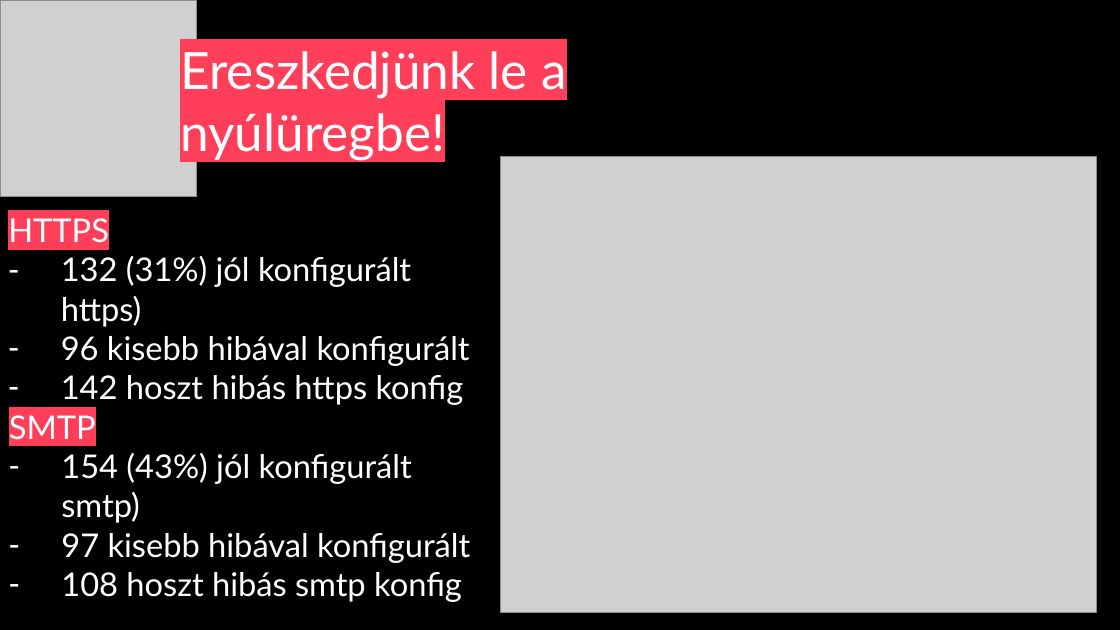
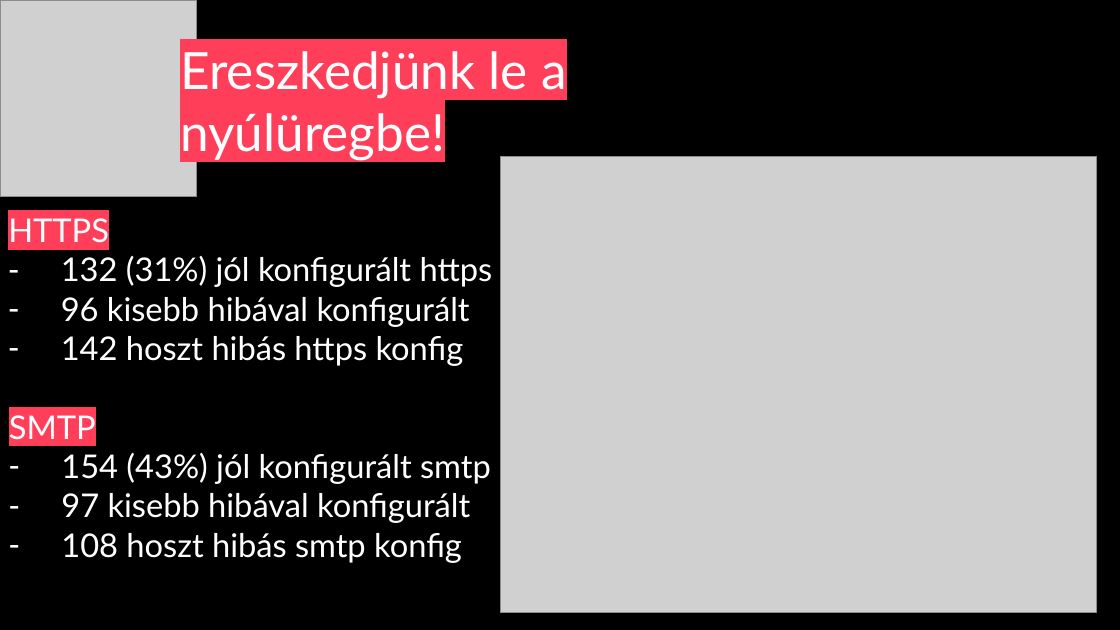
Before and after one commit to Lensver65/Yanac, a slide deck: slide 8 of Alverad-2025.pptx. Drawn at 1120x630 pixels with LibreOffice and Linux fonts; fonts in the diff are those of the drawing; grey boxes stand for pictures. Boxes give left, top, right and bottom in pixels: in the first picture for what was removed or moved away, otherwise in the second. Text is boxed around its words. In the diff, an @@ line names an element or a change of style, - is before the commit and + after.

```diff
--- a/Alverad-2025.pptx
+++ b/Alverad-2025.pptx
@@ text at box(61, 256, 493, 287): text changed @@
-– 132 (31%) jól konfigurált https)
+– 132 (31%) jól konfigurált https
@@ text at box(61, 453, 491, 484): text changed @@
-– 154 (43%) jól konfigurált smtp)
+– 154 (43%) jól konfigurált smtp
```
